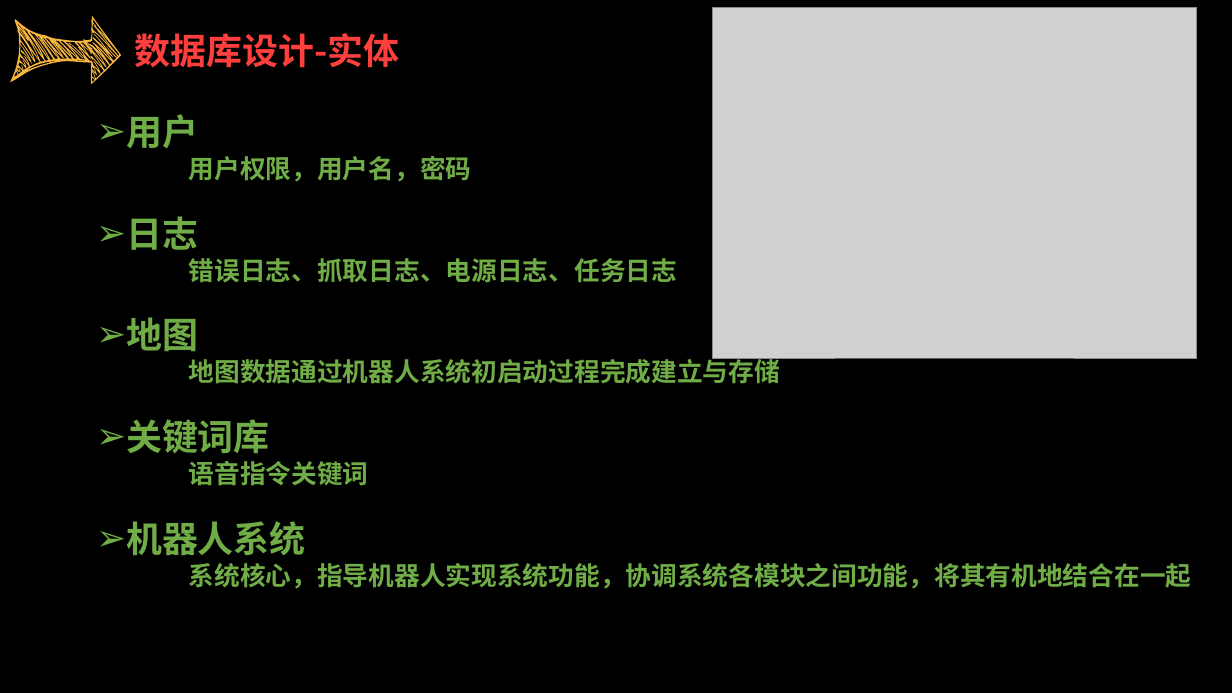
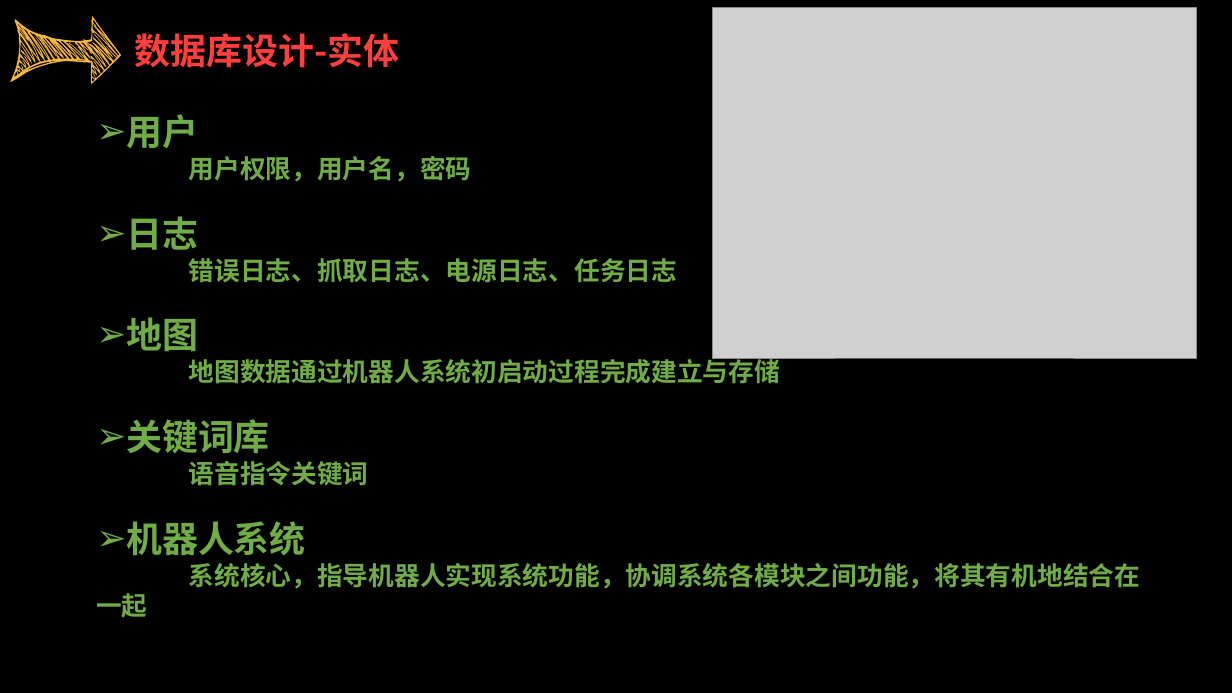
Before and after one commit to sebuaa2019/Team103, a slide deck: slide 27 of SE0423答辩TEAM103.pptx. Drawn at 1232x693 pixels with LibreOffice and Linux fonts; fonts in the diff are those of the drawing; grey boxes stand for pictures. Boxes give left, top, right and bottom in pixels: in the first picture for what was removed or moved away, otherwise in the second. Text is boxed around its words. In the diff, an @@ line names an element or a change of style, - is before the commit and + after.

```diff
--- a/SE0423答辩TEAM103.pptx
+++ b/SE0423答辩TEAM103.pptx
@@ text "用户" rewrapped from box(126, 114, 1192, 589) to box(126, 114, 1140, 589) @@
```
Also in this commit, not shown: 20 other slides changed, 6 slides added, 1 slide removed.
